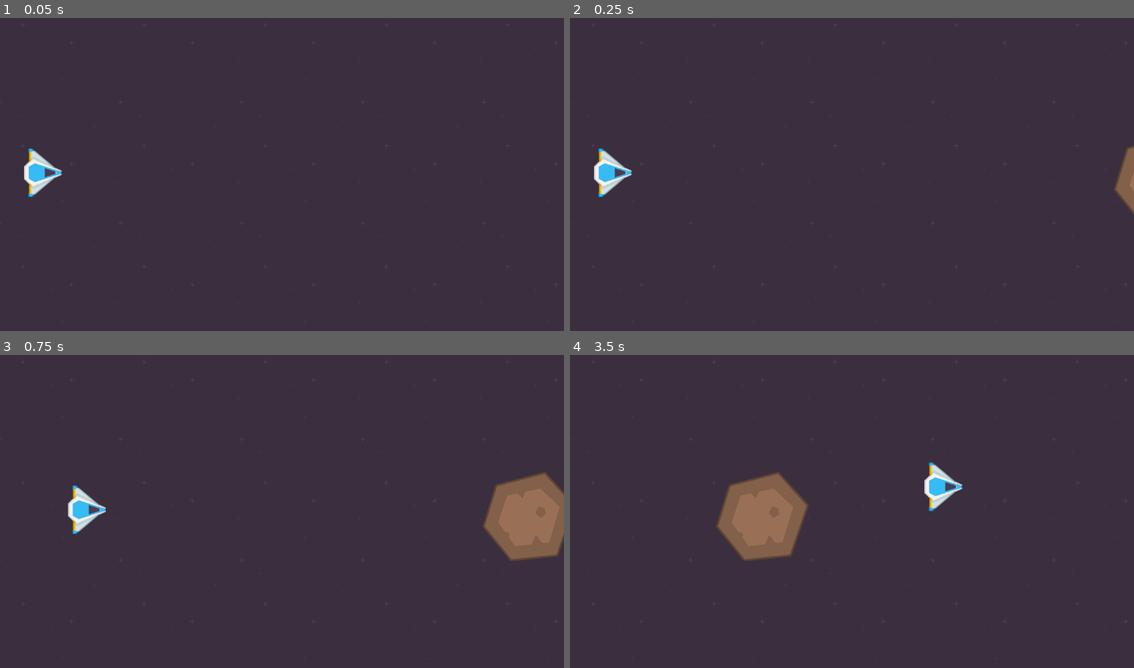
Above: before the commit, frames 1-4 (two rows, left to right).
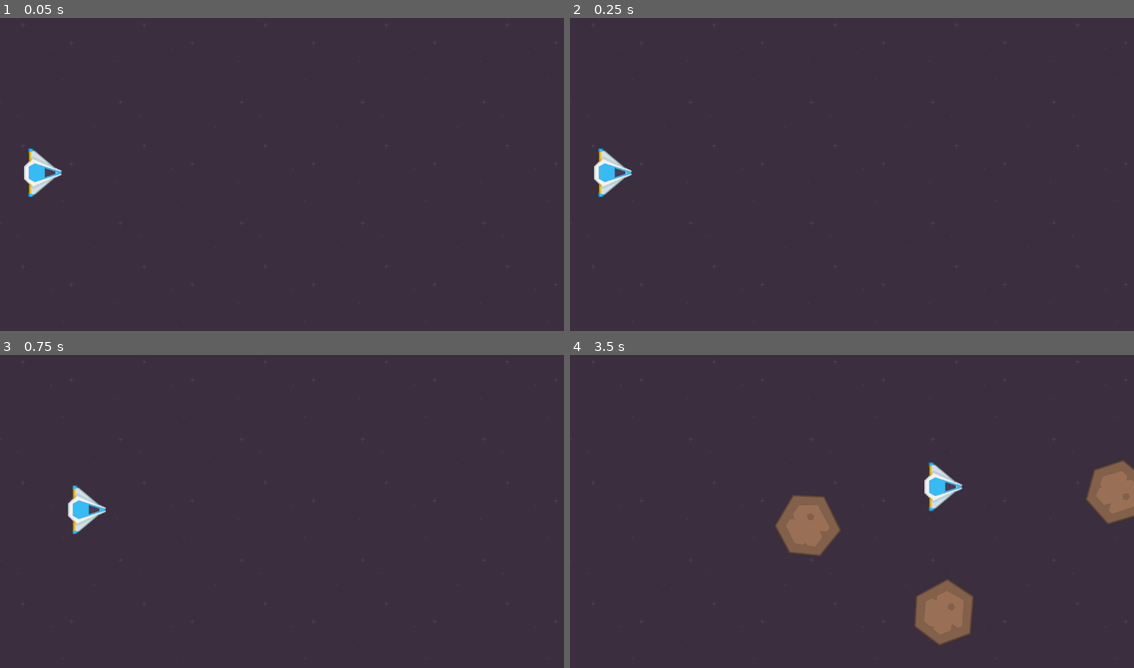
Above: after the commit, the same moments.

Repository: hatorob/learn-dev-games-godot-asteroid-shooter
Game: Godot game, scene res://scenes/main/main.tscn
The game is run twice, just before and just after one commit, with the same random seed, the same clock (stepped at 60 frames per second) and the same inputs. The project has no main scene, so this scene is started directly.
Inputs:
- Up to frame 1 (0.05 s): no input
- Up to frame 2 (0.25 s): no input
- Up to frame 3 (0.75 s): hold Right (move_right) from 0.53 s (still down)
- Up to frame 4 (3.5 s): release Right (move_right) at 1.28 s; hold Down (move_down) 1.28-2.03 s; hold Right (move_right) 2.03-2.78 s; hold Up (move_up) from 2.78 s (still down)

Frame 1 is identical in both runs. In frame 2, 0.5% of the frame differs, in the area x 96-100%, y 40-63%; in frame 3, 3.2%; in frame 4, 6.8%, in the area x 25-100%, y 33-93%.

Commit message:
feat: se agrega asteroid_spawner para controlar la creación de asteroides aleatorios, velocidad, rotación y posicionamiento aleatorio

Diff:
--- a/scenes/asteroids/asteroid.gd
+++ b/scenes/asteroids/asteroid.gd
@@ -1,7 +1,14 @@
 extends Area2D
 
-@export var speed: float
-
+@export var min_speed: float
+@export var max_speed: float
+@export var min_degrees: float
+@export var max_degrees: float
+var random_speed: float
+var random_degrees: float
+func _ready():
+	random_speed = randf_range(min_speed,max_speed)
+	random_degrees = randf_range(min_degrees,max_degrees)
 # Called every frame. 'delta' is the elapsed time since the previous frame.
 func _process(delta):
 	#print("Posición en x ")
@@ -9,4 +16,5 @@
 	#print("Valor delta ")
 	#print(delta)
 	# el delta es el tiempo en pixeles por segundo (delta time)
-	position.x -= speed * delta
+	position.x -= random_speed * delta
+	rotation_degrees += random_degrees * delta
--- a/scenes/asteroids/big_asteroid.tscn
+++ b/scenes/asteroids/big_asteroid.tscn
@@ -7,7 +7,12 @@
 radius = 80.1561
 
 [node name="BigAsteroid" type="Area2D" unique_id=1669415260]
+scale = Vector2(0.7, 0.7)
 script = ExtResource("1_y2s20")
+min_speed = 300.0
+max_speed = 450.0
+min_degrees = -180.0
+max_degrees = 180.0
 metadata/_edit_group_ = true
 
 [node name="Sprite2D" type="Sprite2D" parent="." unique_id=39603053]
--- a/scenes/asteroids/medium_asteroid.tscn
+++ b/scenes/asteroids/medium_asteroid.tscn
@@ -9,6 +9,10 @@
 
 [node name="MediumAsteroid" type="Area2D" unique_id=1296912179]
 script = ExtResource("1_nnmk3")
+min_speed = 300.0
+max_speed = 470.0
+min_degrees = -180.0
+max_degrees = 180.0
 metadata/_edit_group_ = true
 
 [node name="Sprite2D" type="Sprite2D" parent="." unique_id=1550877448]
--- a/scenes/asteroids/small_asteroid.tscn
+++ b/scenes/asteroids/small_asteroid.tscn
@@ -8,6 +8,10 @@
 
 [node name="SmallAsteroid" type="Area2D" unique_id=382863225]
 script = ExtResource("2_kfbcv")
+min_speed = 350.0
+max_speed = 500.0
+min_degrees = -180.0
+max_degrees = 180.0
 metadata/_edit_group_ = true
 
 [node name="Sprite2D" type="Sprite2D" parent="." unique_id=545021589]
--- /dev/null
+++ b/scenes/main/asteroid_spawner.gd
@@ -0,0 +1,16 @@
+extends Marker2D
+#PackedScene -> nos permite indicar que es de tipo escena
+@export var big_asteroid_scene: PackedScene
+
+@export var min_y: float
+@export var max_y: float
+
+func create_asteroid():
+	var big_asteroid_instance = big_asteroid_scene.instantiate()
+	add_child(big_asteroid_instance)
+	var random_y = randf_range(min_y,max_y)
+	big_asteroid_instance.global_position.y = random_y
+
+
+func _on_timer_timeout():
+	create_asteroid()
--- a/scenes/main/main.tscn
+++ b/scenes/main/main.tscn
@@ -3,6 +3,7 @@
 [ext_resource type="Texture2D" uid="uid://cymnql4of0twx" path="res://assets/sprites/background.png" id="1_hyk8p"]
 [ext_resource type="PackedScene" uid="uid://ber3er2visd3a" path="res://scenes/asteroids/big_asteroid.tscn" id="2_iuonh"]
 [ext_resource type="PackedScene" uid="uid://u57j8cw0hyvx" path="res://scenes/player/player.tscn" id="3_k2fmo"]
+[ext_resource type="Script" uid="uid://ou6r4eam6pyj" path="res://scenes/main/asteroid_spawner.gd" id="3_l3cfh"]
 
 [sub_resource type="RectangleShape2D" id="RectangleShape2D_k2fmo"]
 size = Vector2(1169, 20)
@@ -15,10 +16,6 @@
 [node name="Background" type="Sprite2D" parent="." unique_id=1214120020]
 position = Vector2(612, 343)
 texture = ExtResource("1_hyk8p")
-
-[node name="BigAsteroid" parent="." unique_id=1669415260 instance=ExtResource("2_iuonh")]
-position = Vector2(1268, 338)
-speed = 250.0
 
 [node name="Player" parent="." unique_id=675850903 instance=ExtResource("3_k2fmo")]
 position = Vector2(88, 324)
@@ -55,3 +52,15 @@
 [node name="CollisionShape2D" type="CollisionShape2D" parent="Walls/RightWall2" unique_id=1577636028]
 position = Vector2(-9, 327)
 shape = SubResource("RectangleShape2D_l3cfh")
+
+[node name="AsteroidSpawner" type="Marker2D" parent="." unique_id=106173170]
+position = Vector2(1313, 335)
+script = ExtResource("3_l3cfh")
+big_asteroid_scene = ExtResource("2_iuonh")
+min_y = 69.0
+max_y = 576.0
+
+[node name="Timer" type="Timer" parent="AsteroidSpawner" unique_id=835205839]
+autostart = true
+
+[connection signal="timeout" from="AsteroidSpawner/Timer" to="AsteroidSpawner" method="_on_timer_timeout"]
Not shown, added: scenes/main/asteroid_spawner.gd.uid
